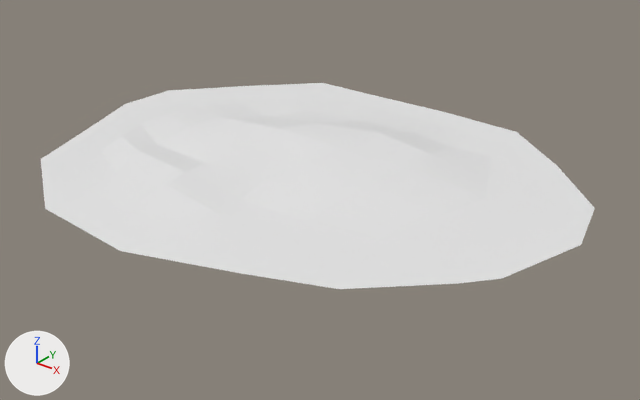
The FBX model Assets/3D/models/RestingPlane_02_Garden.fbx, before and after one commit.
Both versions are drawn from a 50 mm lens placed at (-84.7, -18.0, 39.4), pointed at (-126.3, 34.0, 7.2). Lighting does not change. The marker at lower left points along +X, +Y and +Z. The picture after the commit comes second. Where no turn or scale is listed for an object, it has been applied to the vertices.
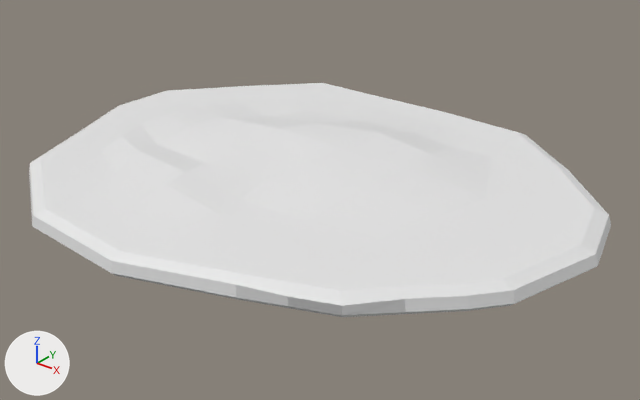
Diff of the bpy script that builds the scene:
```diff
--- a/Assets/3D/models/RestingPlane_02_Garden.fbx.py
+++ b/Assets/3D/models/RestingPlane_02_Garden.fbx.py
@@ me_plane_020 @@
 # used by ob_plane_007; location = (-128.63, 40.19, 0.0)
-me_plane_020.from_pydata(...)  # 99 vertices, 80 faces; spans x -23.2..24.1, y -25.0..12.6, z 9.7..11.3
+me_plane_020.from_pydata(...)  # 207 vertices, 188 faces; spans x -24.5..25.5, y -26.0..13.7, z 8.0..11.3
+# me_plane_020 part 1
+# 2 vertices move from x 11.4..14.6, y -20.8..-19.6, z 9.7 to x 11.4..14.6, y -20.9..-19.6, z 9.7
+# 103 vertices are added at x -24.5..25.5, y -26.0..13.7, z 8.0..9.2
+# 5 new vertices lie (0.3, -0.2, 0.4) away from vertices in x 15.1..22.9, y -20.0..-12.0, z 8.0
+# 108 new faces join them
 me_plane_020.materials.append(mat_groomedsand)
```

Location of each change, (x1, y1, x2, y2) in pixels of the pictures (640 x 400 px):
'Plane.007', reshaped (14% taller): before (41, 83, 595, 289); after (29, 83, 611, 317)
part 1 of me_plane_020, built on: before (241, 262, 396, 289); after (29, 91, 611, 317)
